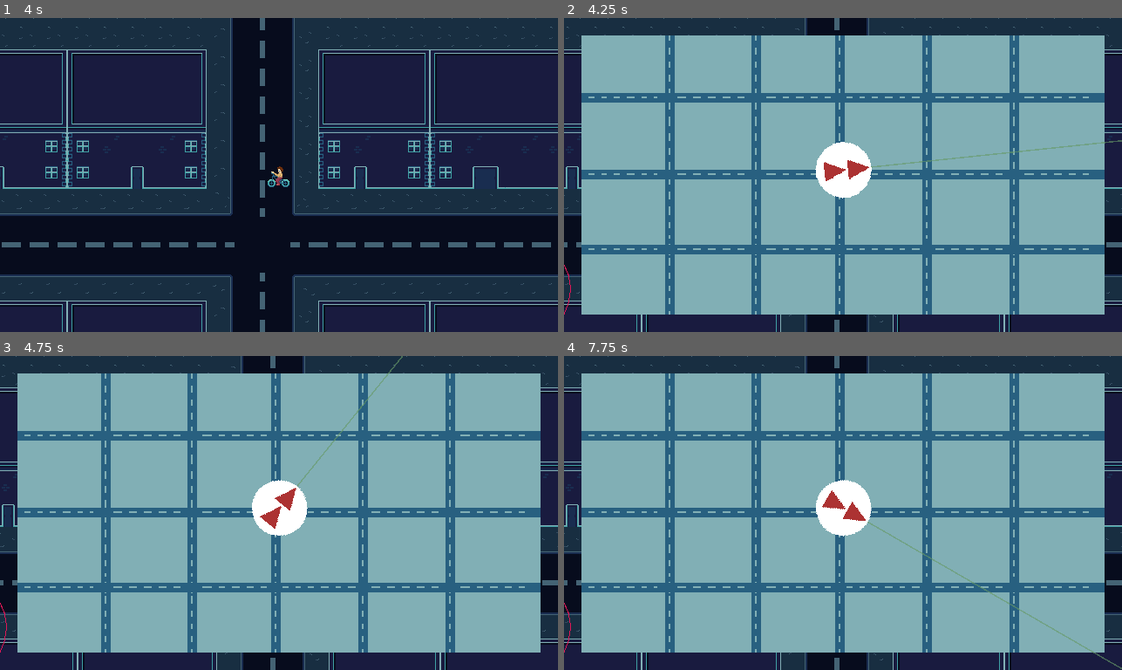
Above: before the commit, frames 1-4 (two rows, left to right).
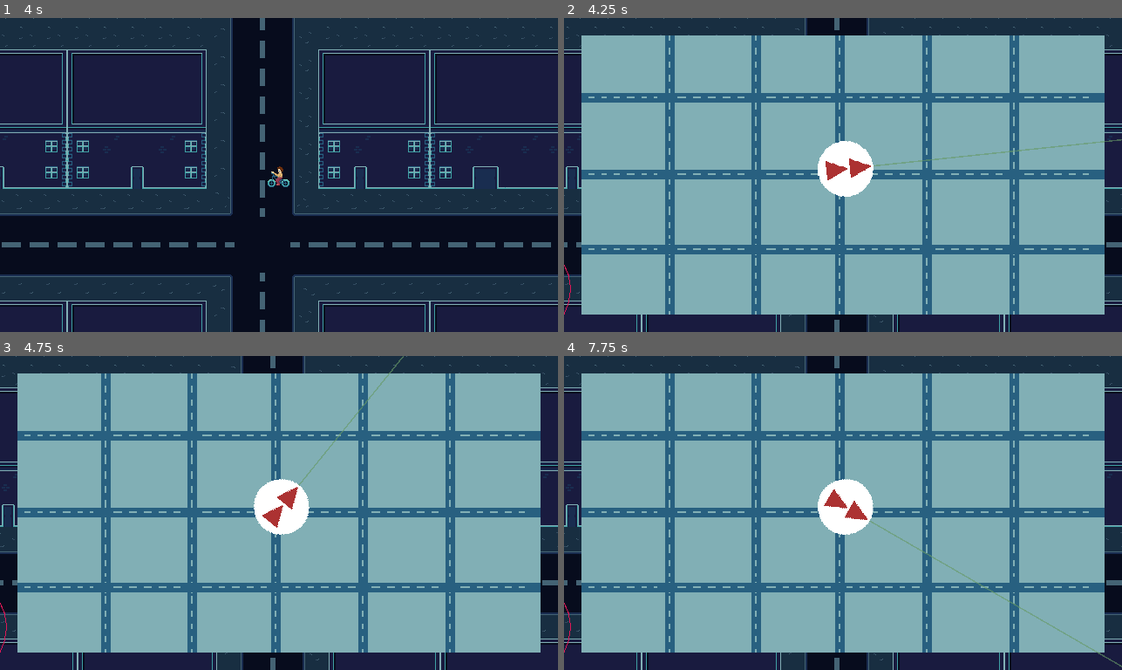
Above: after the commit, the same moments.

Repository: hawkstein/ludum-dare-59-signal
Game: Godot game, scene res://main.tscn
The game is run twice, just before and just after one commit, with the same random seed, the same clock (stepped at 60 frames per second) and the same inputs.
Inputs:
- Up to frame 1 (4 s): tap Enter (ui_accept) at 0.5, 0.77, 1.52, 3.02, 3.77 s; hold Right (right) 0.53-1.28 s; tap Space (lock_line) every 0.75 s from 0.6 to 3.6 s; hold Down (down) 1.28-2.03 s; hold Right (right) 2.03-2.78 s; hold Up (up) 2.78-3.53 s; hold Left (left) from 3.53 s (still down)
- Up to frame 2 (4.25 s): keep holding Left (left); tap Q (map) at 4.15 s
- Up to frame 3 (4.75 s): keep holding Left (left); tap Space (lock_line) at 4.35 s; tap Enter (ui_accept) at 4.52 s
- Up to frame 4 (7.75 s): release Left (left) at 5.03 s; hold Down (down) 5.03-5.78 s; tap Space (lock_line) every 0.75 s from 5.1 to 7.35 s; tap Enter (ui_accept) at 5.75, 6.02, 6.77, 7.25, 7.52 s; hold Right (right) 5.78-6.53 s; hold Up (up) 6.53-7.28 s; hold Right (right) from 7.28 s (still down)

Frame 1 is identical in both runs. In frame 2, 0.5% of the frame differs, in the area x 45-100%, y 38-58%; in frame 3, 0.4%; in frame 4, 0.7%, in the area x 45-100%, y 39-100%.

Commit message:
fix map sizing

Diff:
--- a/main.gd
+++ b/main.gd
@@ -14,6 +14,8 @@
 
 var _transmitter_location := Vector2.ZERO
 var _transmitters_found := 0
+var world_rect := Rect2(-2336, -1248, 4960, 2912)
+var mini_rect := Rect2(0, 0, 600, 320)
 
 func _ready() -> void:
 	map_layer.visible = false
@@ -23,11 +25,10 @@
 func _next_transmitter_location() -> Vector2:
 	var location:Vector2 = Vector2.ZERO
 	while location == Vector2.ZERO:
-		var rect := Rect2(-2336, -1248, 4960, 2912)
 		# TODO: do the rect calc properly
 		var random_point := Vector2(
-			randf_range(rect.position.x, rect.end.x),
-			randf_range(rect.position.y, rect.end.y)
+			randf_range(world_rect.position.x, world_rect.end.x),
+			randf_range(world_rect.position.y, world_rect.end.y)
 		)
 		var tile_coords := tile_map_layer.local_to_map(tile_map_layer.to_local(random_point))
 		if _tile_without_collision(tile_coords):
@@ -35,24 +36,16 @@
 	return location
 
 
-func world_to_map(world_pos: Vector2) -> Vector2:
-	var used_rect := tile_map_layer.get_used_rect()
-	var tile_size := tile_map_layer.tile_set.tile_size
-
-	# World bounds of the tilemap
-	var origin := Vector2(used_rect.position * tile_size)
-	var extent := Vector2(used_rect.size * tile_size)
-
-	var normalized := (world_pos - origin) / extent
-	# 600x320 current estimate of map
-	return normalized * Vector2(600, 320)
+func _remap_position(pos: Vector2, from: Rect2, to: Rect2) -> Vector2:
+	var normalized := (pos - from.position) / from.size
+	return to.position + normalized * to.size
 
 func _process(_delta: float) -> void:
 	if Input.is_action_just_pressed("map"):
 		if not map_layer.visible:
 			map_layer.visible = true
 			player.stop_moving()
-			triangulation_map.show_map(world_to_map(_transmitter_location), world_to_map(player.position))
+			triangulation_map.show_map(_remap_position(_transmitter_location, world_rect, mini_rect), _remap_position(player.position, world_rect, mini_rect))
 		else:
 			map_layer.visible = false
 			player.start_moving()
